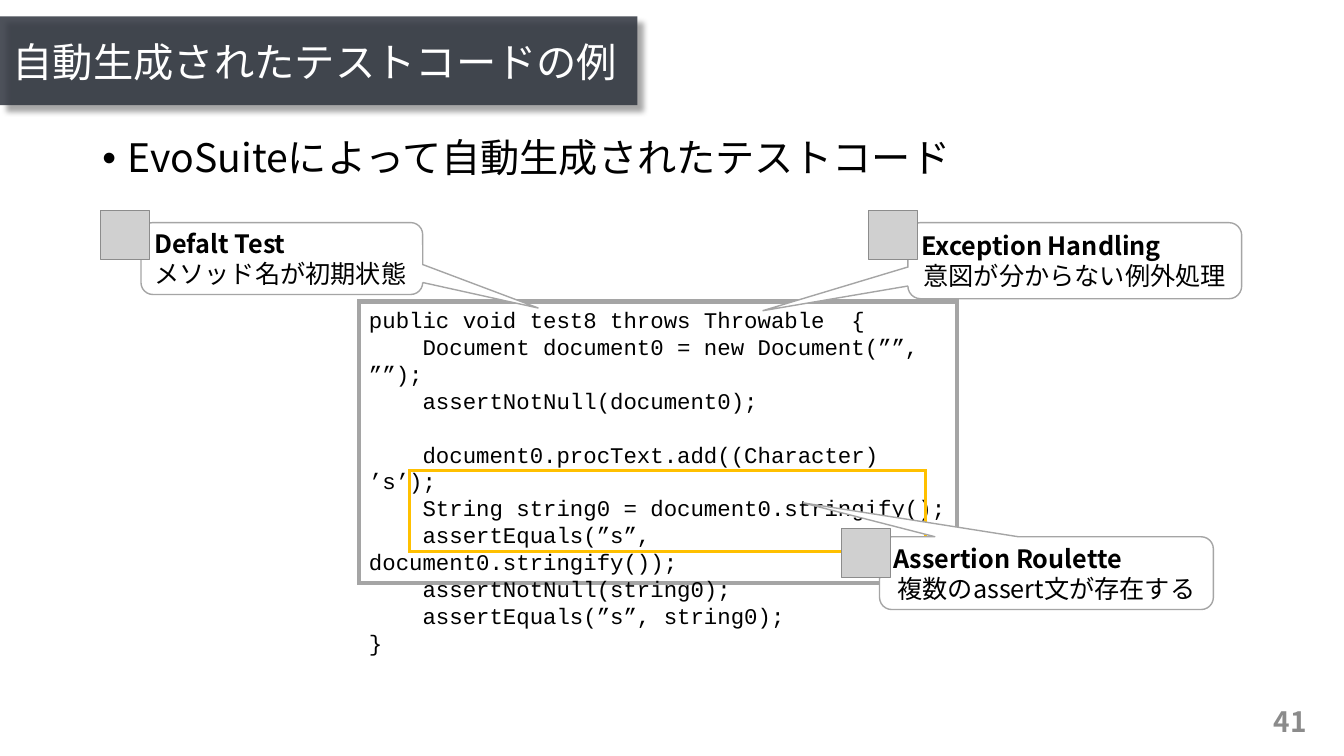
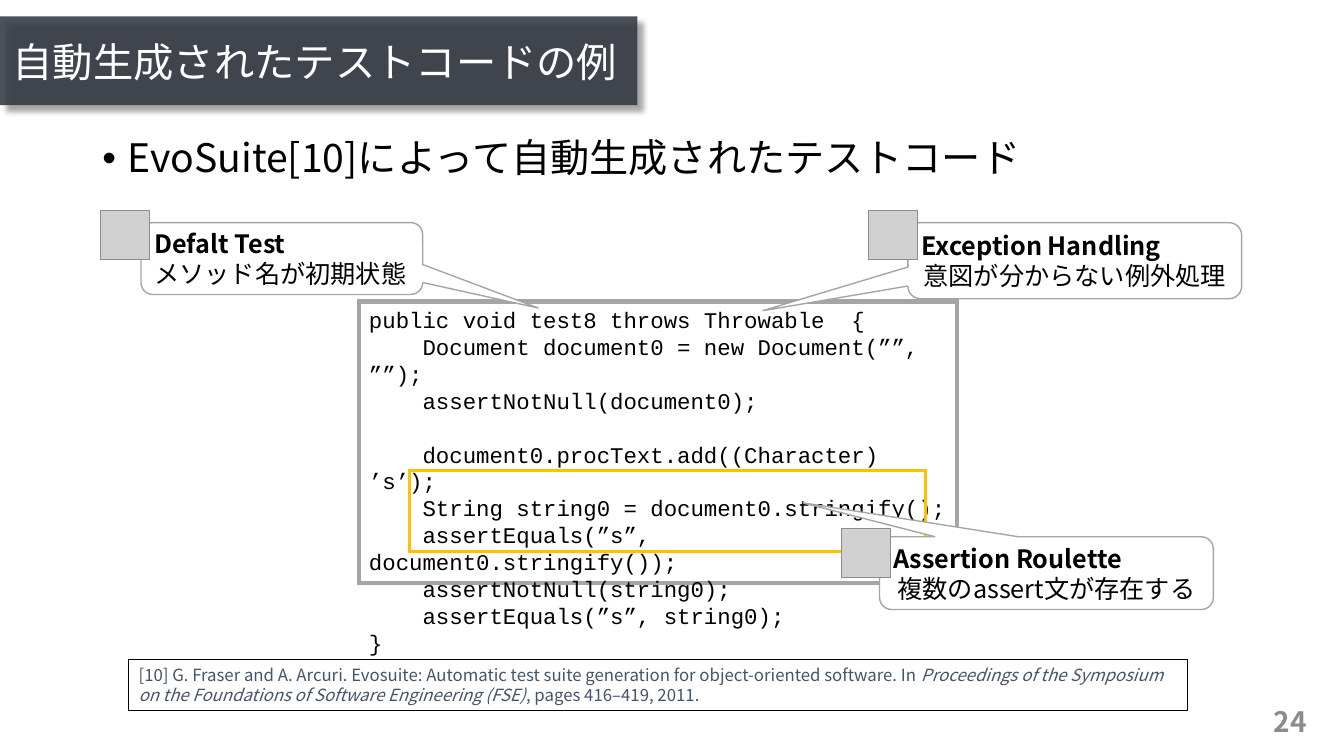
Before and after one commit to ryosuke-ku/mthesis2020-pre, a slide deck: slide 24 of presentation_kurachi.pptx (slide 41 before the commit). Drawn at 1344x756 pixels with LibreOffice and Linux fonts; fonts in the diff are those of the drawing; grey boxes stand for pictures. Boxes give left, top, right and bottom in pixels: in the first picture for what was removed or moved away, otherwise in the second. Text is boxed around its words. In the diff, an @@ line names an element or a change of style, - is before the commit and + after.

```diff
--- a/presentation_kurachi.pptx
+++ b/presentation_kurachi.pptx
@@ text at (x1=128, y1=139, x2=1021, y2=179): text changed @@
-• EvoSuiteによって自動生成されたテストコード
+• EvoSuite[10]によって自動生成されたテストコード
@@ rectangle added at (x1=129, y1=659, x2=1188, y2=710), fill #FFFFFF, outline #000000 1 pt, 12 pt, text #44546A @@
+[10] G. Fraser and A. Arcuri. Evosuite: Automatic test suite generation for object-oriented software. In Proceedings of the Symposium on the Foundations of Software Engineering (FSE), pages 416–419, 2011.
@@ page number at (x1=1274, y1=711, x2=1307, y2=732): text changed @@
-41
+24
```
Also in this commit, not shown: 3 other slides changed.
